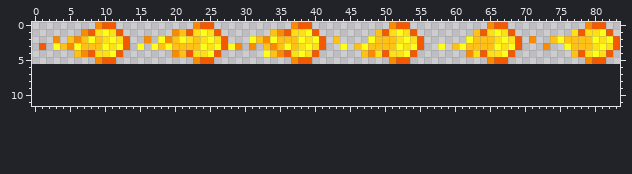
Sprite sheet: media/fireball-x.png. The first picture shows the starting point.
The file is 84x6 pixels. The old version is drawn lined up with the new one, on the new canvas.
Once edited:
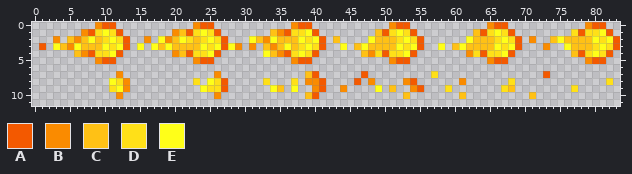
Palette (. is transparent): A #f35900  B #fa8b00  C #ffc115  D #ffe018  E #ffff19
Message: Adding fireball explosions and adjusting the door
The exact change:
{"change": "canvas 84x6 -> 84x12"}
{"y":7,"x":12,"old":".","new":"B"}
{"y":7,"x":26,"old":".","new":"B"}
{"y":7,"x":39,"old":"..","new":"CA"}
{"y":7,"x":47,"old":".","new":"A"}
{"y":7,"x":57,"old":".","new":"D"}
{"y":7,"x":73,"old":".","new":"A"}
{"y":8,"x":11,"old":"...","new":"EDB"}
{"y":8,"x":23,"old":".","new":"D"}
{"y":8,"x":25,"old":"...","new":"EDA"}
{"y":8,"x":33,"old":".","new":"D"}
{"y":8,"x":37,"old":".","new":"D"}
{"y":8,"x":39,"old":"...","new":"BBA"}
{"y":8,"x":46,"old":".","new":"A"}
{"y":8,"x":48,"old":".","new":"B"}
{"y":8,"x":53,"old":"..","new":"BA"}
{"y":8,"x":61,"old":".","new":"B"}
{"y":8,"x":68,"old":".","new":"D"}
{"y":8,"x":82,"old":".","new":"D"}
{"y":9,"x":11,"old":"...","new":"DEB"}
{"y":9,"x":24,"old":"....","new":"EDDA"}
{"y":9,"x":34,"old":"..","new":"EC"}
{"y":9,"x":37,"old":".","new":"E"}
{"y":9,"x":40,"old":"..","new":"BA"}
{"y":9,"x":44,"old":".","new":"B"}
{"y":9,"x":49,"old":".","new":"E"}
{"y":9,"x":51,"old":".","new":"C"}
{"y":9,"x":54,"old":"..","new":"BA"}
{"y":9,"x":59,"old":".","new":"D"}
{"y":9,"x":67,"old":"..","new":"DC"}
{"y":9,"x":77,"old":".","new":"D"}
{"y":10,"x":12,"old":".","new":"B"}
{"y":10,"x":26,"old":".","new":"B"}
{"y":10,"x":39,"old":"..","new":"CA"}
{"y":10,"x":53,"old":".","new":"C"}
{"y":10,"x":61,"old":".","new":"C"}
{"y":10,"x":71,"old":".","new":"C"}
